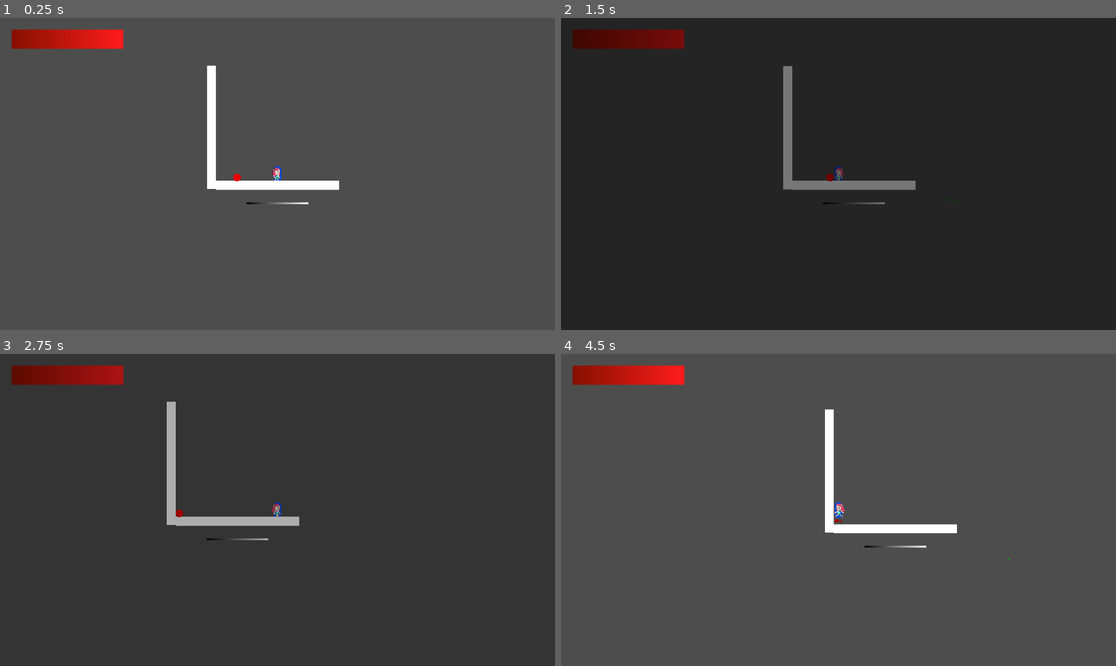
Above: before the commit, frames 1-4 (two rows, left to right).
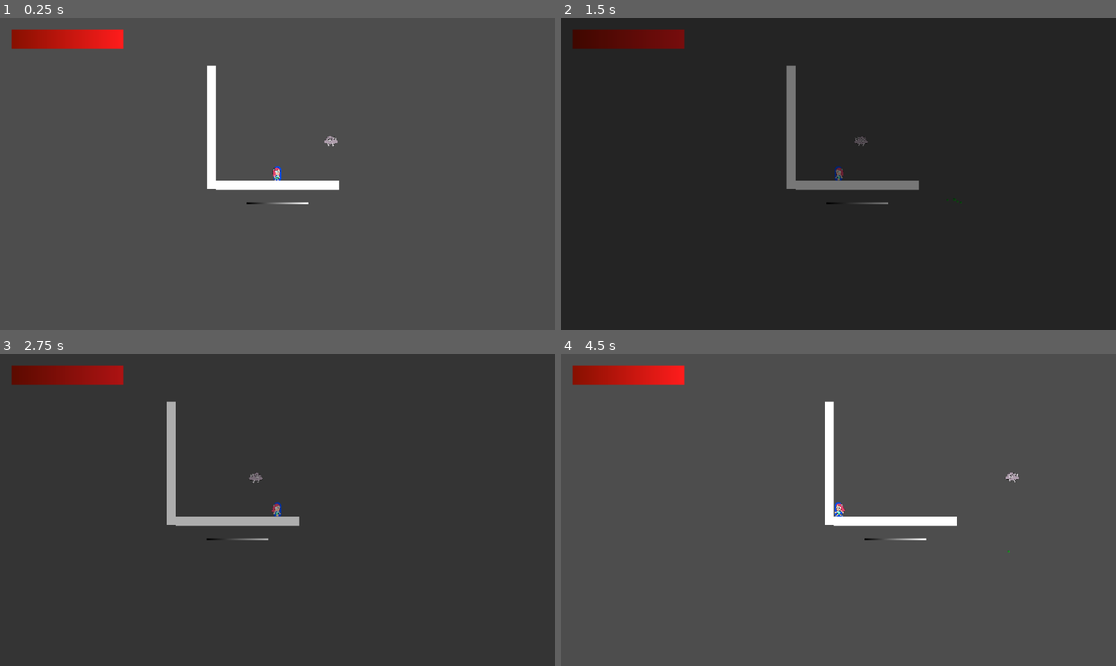
Above: after the commit, the same moments.

Repository: catloaf2048/TavernJam
Game: Godot game, scene res://Assets/Scene/Main.tscn
The game is run twice, just before and just after one commit, with the same random seed, the same clock (stepped at 60 frames per second) and the same inputs.
Inputs (mouse positions are in pixels of both pictures, inside the frame that each line leads up to):
- Up to frame 1 (0.25 s): no input
- Up to frame 2 (1.5 s): tap Enter (ui_accept) at 0.5, 0.77 s; move the mouse to (960, 158) at 0.52 s; hold Right (ui_right) 0.53-1.28 s; click (960, 158) at 0.6 s; move the mouse to (727, 189) at 1.27 s; hold Left (ui_left) from 1.28 s (still down); click (727, 189) at 1.35 s
- Up to frame 3 (2.75 s): tap Enter (ui_accept) at 1.52 s; move the mouse to (333, 441) at 2.02 s; release Left (ui_left) at 2.03 s; hold Right (ui_right) from 2.03 s (still down); click (333, 441) at 2.1 s
- Up to frame 4 (4.5 s): move the mouse to (810, 572) at 2.77 s; click (810, 572) at 2.85 s; tap Enter (ui_accept) at 3.02, 3.77 s; move the mouse to (1005, 556) at 3.52 s; release Right (ui_right) at 3.53 s; hold Left (ui_left) from 3.53 s (still down); click (1005, 556) at 3.6 s; move the mouse to (672, 463) at 4.27 s; click (672, 463) at 4.35 s

The runs differ from the first frame. In frame 1, less than 0.1% of the frame differs, in the area x 41-61%, y 37-53%; in frame 2, 0.6%; in frame 3, less than 0.1%; in frame 4, 1.4%, in the area x 47-83%, y 15-67%.

Commit message:
Added wall checking to flying foe.

Diff:
--- a/Assets/Scene/FlyingFoe.tscn
+++ b/Assets/Scene/Entity/Foe/FlyingFoe.tscn
@@ -1,6 +1,6 @@
 [gd_scene format=3 uid="uid://cplecxkf0sc2g"]
 
-[ext_resource type="PackedScene" uid="uid://d3w3cpgkjav2m" path="res://Assets/Scene/Foe.tscn" id="1_kwaue"]
+[ext_resource type="PackedScene" uid="uid://d3w3cpgkjav2m" path="res://Assets/Scene/Entity/Foe/Foe.tscn" id="1_kwaue"]
 [ext_resource type="Script" uid="uid://d12kbk0pqx5rt" path="res://src/GDScript/Foes/FlyingFoe.gd" id="2_0wheh"]
 [ext_resource type="SpriteFrames" uid="uid://dkscexjhhb03r" path="res://Assets/Sprite/Foes/Cloudette/FlyingFoeSpriteFrames.tres" id="3_f0ffk"]
 
@@ -11,6 +11,7 @@
 size = Vector2(40, 20)
 
 [node name="FlyingFoe" unique_id=1111096365 node_paths=PackedStringArray("sprite") instance=ExtResource("1_kwaue")]
+gravity_scale = 0.0
 script = ExtResource("2_0wheh")
 sprite = NodePath("AnimParent/AnimatedSprite2D")
 
@@ -32,3 +33,12 @@
 
 [node name="CollisionShape2D" parent="Attack" parent_id_path=PackedInt32Array(2120066347) index="0" unique_id=887276156]
 shape = SubResource("RectangleShape2D_0wheh")
+
+[node name="atktimer" parent="Attack" parent_id_path=PackedInt32Array(2120066347) index="1" unique_id=830693418]
+wait_time = 4096.0
+one_shot = true
+autostart = false
+
+[node name="atkCD" parent="." index="4" unique_id=1806007724]
+wait_time = 4096.0
+autostart = false
--- a/Assets/Scene/Main.tscn
+++ b/Assets/Scene/Main.tscn
@@ -1,15 +1,16 @@
 [gd_scene format=3 uid="uid://fpxaqrhwtqe0"]
 
 [ext_resource type="Script" uid="uid://5mh6cxitp8o5" path="res://src/GDScript/Core/GameManager.gd" id="1_kp30x"]
-[ext_resource type="PackedScene" path="res://Assets/Scene/UIMan.tscn" id="2_hry1v"]
+[ext_resource type="PackedScene" uid="uid://c0pbh8hp22eae" path="res://Assets/Scene/UIMan.tscn" id="2_hry1v"]
 [ext_resource type="Script" uid="uid://fbcyvkpfn8ic" path="res://src/GDScript/Core/ParticleStuff.gd" id="3_k2ahi"]
 [ext_resource type="PackedScene" uid="uid://cba5mrfc5a4mq" path="res://Assets/Scene/Particles/FoeHurtParticles.tscn" id="4_80yi4"]
 [ext_resource type="PackedScene" uid="uid://d1hg72grvoaqi" path="res://Assets/Scene/Particles/FoeDeadParticles.tscn" id="5_a0ynl"]
 [ext_resource type="PackedScene" uid="uid://bxgb7168w01fp" path="res://Assets/Scene/Particles/PlayerHurtParticles.tscn" id="6_u8par"]
 [ext_resource type="PackedScene" uid="uid://b7mvqb8kx0dm2" path="res://Assets/Scene/Particles/ParticlePlaceholder.tscn" id="7_5qe47"]
-[ext_resource type="PackedScene" uid="uid://bcdn0bl2u0o6m" path="res://Assets/Scene/Player.tscn" id="8_ggcfg"]
-[ext_resource type="PackedScene" uid="uid://d3w3cpgkjav2m" path="res://Assets/Scene/Foe.tscn" id="9_tuamt"]
-[ext_resource type="PackedScene" path="res://Assets/Scene/World.tscn" id="10_ftb8j"]
+[ext_resource type="PackedScene" uid="uid://bcdn0bl2u0o6m" path="res://Assets/Scene/Entity/Player.tscn" id="8_ggcfg"]
+[ext_resource type="PackedScene" uid="uid://bu2xcv3srog0u" path="res://Assets/Scene/World.tscn" id="10_ftb8j"]
+[ext_resource type="PackedScene" uid="uid://cplecxkf0sc2g" path="res://Assets/Scene/Entity/Foe/FlyingFoe.tscn" id="11_k2ahi"]
+[ext_resource type="PackedScene" uid="uid://dbnl70ig72pwn" path="res://Assets/Scene/World/WallCheckTrigger.tscn" id="12_80yi4"]
 
 [sub_resource type="SegmentShape2D" id="SegmentShape2D_jiiil"]
 a = Vector2(-128, 0)
@@ -52,9 +53,6 @@
 scale = Vector2(1, 18.5)
 texture = SubResource("GradientTexture1D_jiiil")
 
-[node name="Foe" parent="." unique_id=1111096365 instance=ExtResource("9_tuamt")]
-position = Vector2(-80, -21)
-
 [node name="StaticBody2D2" type="StaticBody2D" parent="." unique_id=1967671540 groups=["Ground"]]
 
 [node name="Sprite2D" type="Sprite2D" parent="StaticBody2D2" unique_id=569060006]
@@ -71,3 +69,12 @@
 
 [node name="World" parent="." unique_id=1618281570 instance=ExtResource("10_ftb8j")]
 position = Vector2(0, 64)
+
+[node name="FlyingFoe" parent="." unique_id=1626919217 instance=ExtResource("11_k2ahi")]
+position = Vector2(112, -64)
+
+[node name="WallCheckTrigger" parent="." unique_id=1200629283 instance=ExtResource("12_80yi4")]
+position = Vector2(256, -64)
+
+[node name="WallCheckTrigger2" parent="." unique_id=1968801080 instance=ExtResource("12_80yi4")]
+position = Vector2(0, -64)
--- /dev/null
+++ b/Assets/Scene/World/WallCheckTrigger.tscn
@@ -0,0 +1,9 @@
+[gd_scene format=3 uid="uid://dbnl70ig72pwn"]
+
+[sub_resource type="RectangleShape2D" id="RectangleShape2D_g5mee"]
+size = Vector2(10, 10)
+
+[node name="WallCheckTrigger" type="Area2D" unique_id=1200629283 groups=["Ground"]]
+
+[node name="CollisionShape2D" type="CollisionShape2D" parent="." unique_id=865216267]
+shape = SubResource("RectangleShape2D_g5mee")
--- a/src/GDScript/Foes/FlyingFoe.gd
+++ b/src/GDScript/Foes/FlyingFoe.gd
@@ -1,10 +1,4 @@
 extends SimpleFoe
-
-
-# Called when the node enters the scene tree for the first time.
-func _ready() -> void:
-
-	pass;
 
 func HandleMovement(delta: float):
 	linear_velocity.x = lerp(linear_velocity.x, direction*speed, delta);
Renamed: Assets/Scene/Foe.tscn -> Assets/Scene/Entity/Foe/Foe.tscn
Renamed: Assets/Scene/Player.tscn -> Assets/Scene/Entity/Player.tscn
